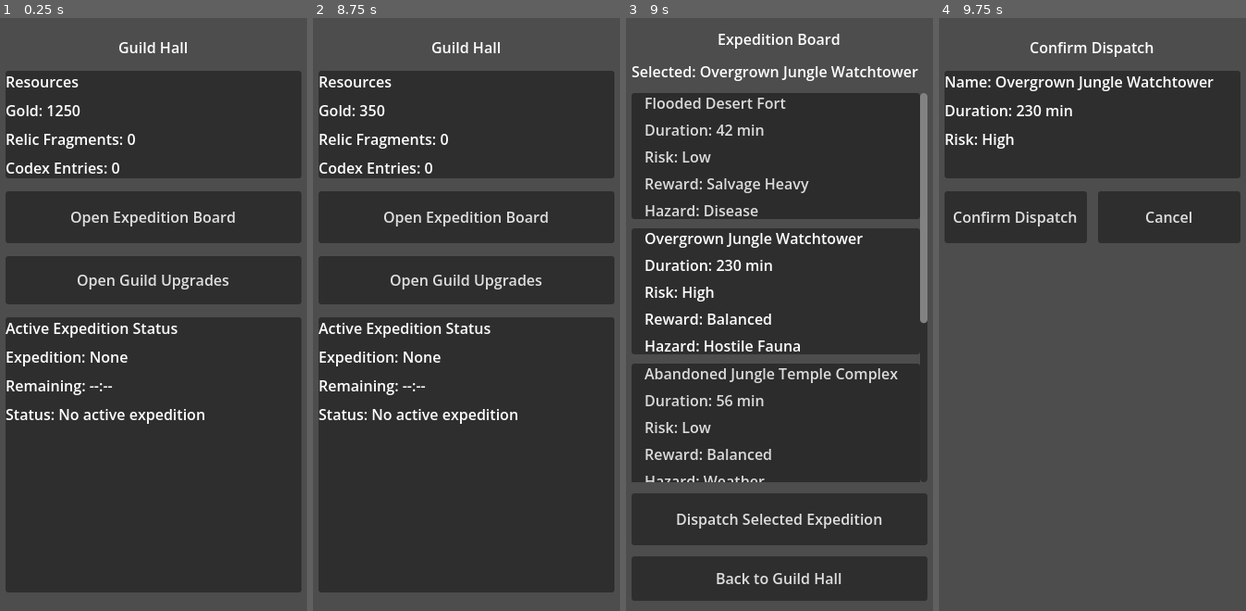
Above: before the commit, frames 1-4 (left to right).
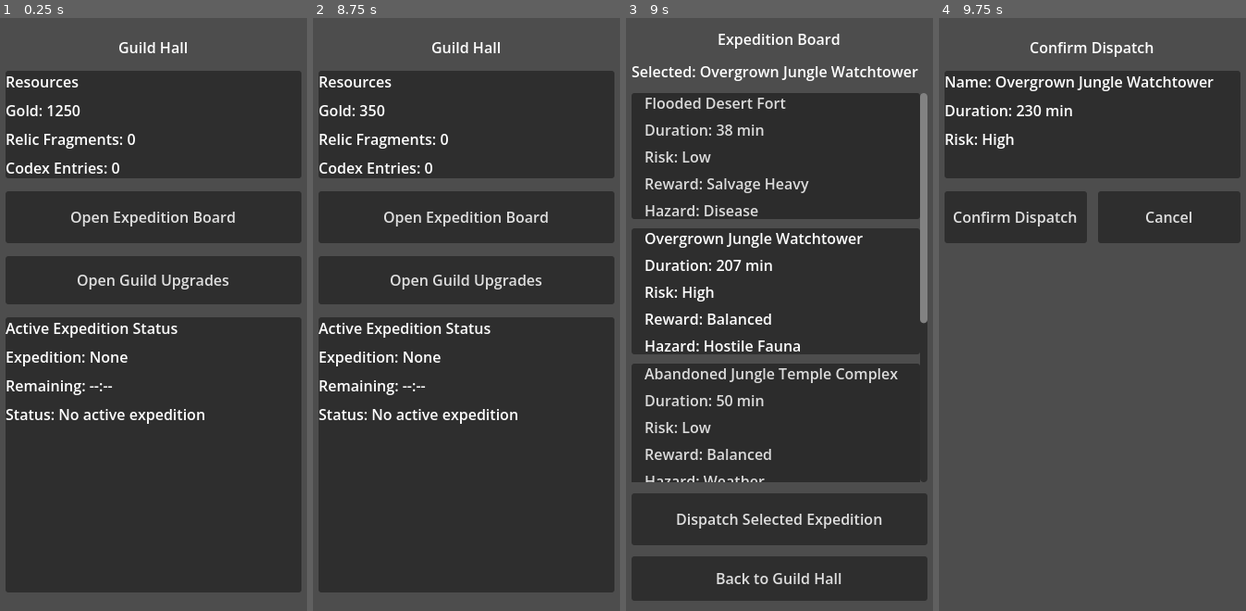
Above: after the commit, the same moments.

Repository: Navandis/expedition-guild-idle
Game: Godot game, scene res://scenes/main/Main.tscn
Same seed, same stepped clock (60 frames per second), same inputs: the game is played once before the commit and once after it.
Inputs (mouse positions are in pixels of both pictures, inside the frame that each line leads up to):
- Up to frame 1 (0.25 s): no input
- Up to frame 2 (8.75 s): click "Open Expedition Board" at 0.5 s; click (463, 154) at 1.25 s; click (463, 290) at 2.02 s; click (463, 427) at 2.77 s; click (463, 302) at 3.52 s; click (463, 563) at 4.27 s; click "Open Guild Upgrades" at 5 s; click "Purchase" at 5.75 s; click "Purchase" at 6.5 s; click "Purchase" at 7.25 s; click "Back to Guild Hall" at 8 s
- Up to frame 3 (9 s): click "Open Expedition Board" at 8.75 s
- Up to frame 4 (9.75 s): click "Dispatch Selected Expedition" at 9.5 s

Frames 1-2 are identical in both runs. In frame 3, 0.1% of the frame differs, in the area x 29-38%, y 17-66%; in frame 4, nothing differs.

Commit message:
Refresh expedition card duration labels after upgrade purchases

Diff:
--- a/scripts/core/GameManager.gd
+++ b/scripts/core/GameManager.gd
@@ -58,6 +58,7 @@
 		_expedition_board_controller.expedition_dispatch_requested.connect(_on_expedition_dispatch_requested)
 		_expedition_board_controller.return_to_guild_hall_requested.connect(_on_return_to_guild_hall_requested)
 
+	_expedition_board_controller.set_duration_multiplier(float(_upgrade_system.get_effects_summary().get("duration_multiplier", 1.0)))
 	_show_screen(_expedition_board_controller)
 
 
@@ -198,6 +199,10 @@
 	var result := _upgrade_system.try_purchase_upgrade(upgrade_id, int(_resources.get("gold", 0)))
 	if bool(result.get("ok", false)):
 		_resources["gold"] = int(result.get("remaining_gold", int(_resources.get("gold", 0))))
+		if _expedition_board_controller != null:
+			_expedition_board_controller.set_duration_multiplier(
+				float(_upgrade_system.get_effects_summary().get("duration_multiplier", 1.0))
+			)
 
 	_refresh_upgrades_view()
 	if _upgrades_controller != null:
--- a/scripts/ui/ExpeditionBoardController.gd
+++ b/scripts/ui/ExpeditionBoardController.gd
@@ -23,6 +23,7 @@
 var _generator := ExpeditionGenerator.new()
 var _selected_expedition: Dictionary = {}
 var _card_views: Array[ExpeditionCardView] = []
+var _duration_multiplier: float = 1.0
 
 
 func _ready() -> void:
@@ -36,6 +37,12 @@
 
 func get_selected_expedition() -> Dictionary:
 	return _selected_expedition.duplicate(true)
+
+
+func set_duration_multiplier(duration_multiplier: float) -> void:
+	_duration_multiplier = maxf(0.20, duration_multiplier)
+	for card in _card_views:
+		card.set_duration_multiplier(_duration_multiplier)
 
 
 func replace_expedition_by_id(expedition_id: String, dispatched_expedition: Dictionary) -> void:
@@ -80,6 +87,7 @@
 	# display fields and emit them back when clicked.
 	_cards_container.add_child(card)
 	card.set_expedition_data(expedition)
+	card.set_duration_multiplier(_duration_multiplier)
 	card.pressed_with_data.connect(_on_card_selected)
 	card.set_selected(false)
 	_card_views.append(card)
--- a/scripts/ui/ExpeditionCardView.gd
+++ b/scripts/ui/ExpeditionCardView.gd
@@ -13,6 +13,7 @@
 var _hazard_label: Label
 
 var expedition_data: Dictionary = {}
+var _duration_multiplier: float = 1.0
 
 
 func _ready() -> void:
@@ -31,11 +32,16 @@
 	# Deep copy keeps the card's local state isolated from external changes.
 	expedition_data = data.duplicate(true)
 	_name_label.text = str(expedition_data.get("display_name", "Unknown Expedition"))
-	_duration_label.text = "Duration: %s min" % str(expedition_data.get("duration_minutes", "?"))
+	_update_duration_label()
 	_risk_label.text = "Risk: %s" % str(expedition_data.get("risk_label", "Unknown"))
 	# Player-facing text should use display names, not internal IDs.
 	_reward_label.text = "Reward: %s" % str(expedition_data.get("reward_profile_name", "Balanced"))
 	_hazard_label.text = "Hazard: %s" % str(expedition_data.get("hazard_name", "Unknown"))
+
+
+func set_duration_multiplier(duration_multiplier: float) -> void:
+	_duration_multiplier = maxf(0.20, duration_multiplier)
+	_update_duration_label()
 
 
 func set_selected(is_selected: bool) -> void:
@@ -64,3 +70,17 @@
 		and _risk_label != null \
 		and _reward_label != null \
 		and _hazard_label != null
+
+
+func _update_duration_label() -> void:
+	if _duration_label == null:
+		return
+
+	var base_duration := int(expedition_data.get("duration_minutes", 0))
+	if base_duration <= 0:
+		_duration_label.text = "Duration: ? min"
+		return
+
+	var adjusted_duration := int(round(base_duration * _duration_multiplier))
+	adjusted_duration = max(1, adjusted_duration)
+	_duration_label.text = "Duration: %d min" % adjusted_duration
